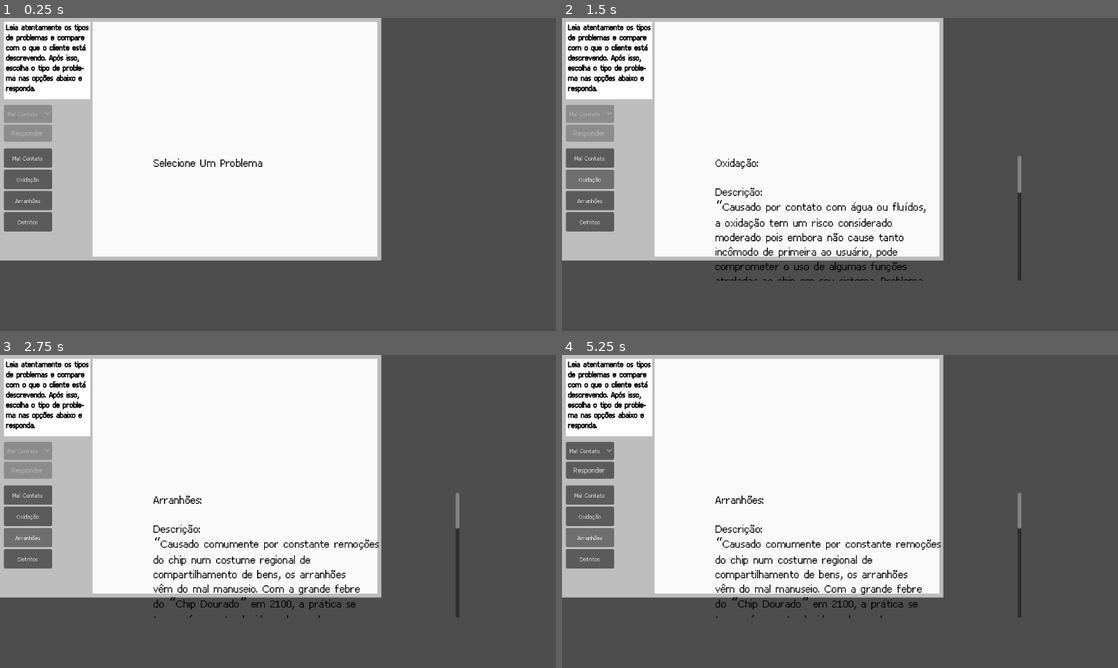
Above: before the commit, frames 1-4 (two rows, left to right).
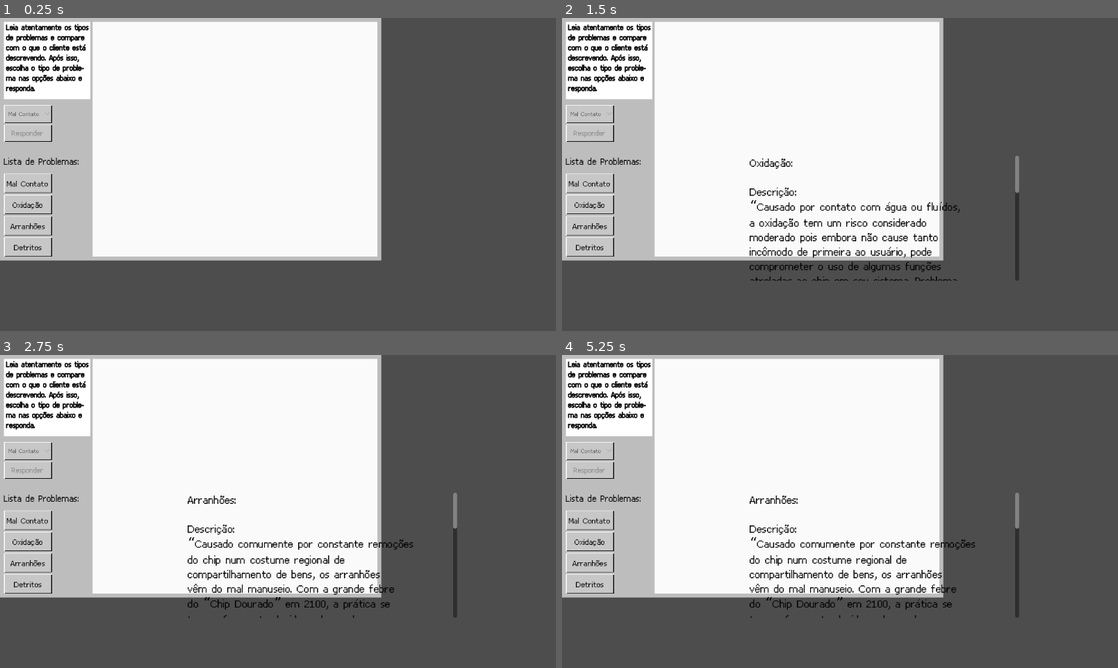
Above: after the commit, the same moments.

Repository: VitorTeixr/Projeto2
Game: Godot game, scene res://Interface/tela_gameplay.tscn
Two runs of this game, one before a commit and one after it. Both use one fixed random seed, a clock stepped at 60 frames per second and the inputs below. This scene is started directly instead of the project's main scene.
Inputs:
- Up to frame 1 (0.25 s): no input
- Up to frame 2 (1.5 s): click "Mal Contato" at 0.5 s; click "Oxidação" at 1.25 s
- Up to frame 3 (2.75 s): click "Arranhões" at 2 s
- Up to frame 4 (5.25 s): click "Detritos" at 2.75 s; click "Mal Contato" at 3.5 s; click "Oxidação" at 4.25 s; click "Arranhões" at 5 s

The runs differ from the first frame. In frame 1, 3.4% of the frame differs, in the area x 0-48%, y 27-77%; in frame 2, 6.4%, in the area x 0-83%, y 27-84%; in frame 3, 6.4%; in frame 4, 6.4%.
Error in both runs: Cannot call method 'get_parent' on a null value. (res://scripts/tela_gameplay.gd:8)

Commit message:
Visual Corrections

Diff:
--- a/Interface/Mensagem.tscn
+++ b/Interface/Mensagem.tscn
@@ -73,14 +73,15 @@
 anchor_top = 0.5
 anchor_right = 0.5
 anchor_bottom = 0.5
-offset_left = -267.0
-offset_top = -190.0
-offset_right = 267.0
-offset_bottom = 190.0
+offset_left = -377.5
+offset_top = -189.5
+offset_right = 384.5
+offset_bottom = 190.5
 grow_horizontal = 2
 grow_vertical = 2
 
 [node name="VBoxContainer" type="VBoxContainer" parent="Semitransparente/ScrollContainer"]
 layout_mode = 2
+alignment = 1
 
 [connection signal="pressed" from="exit" to="." method="_on_exit_pressed"]
--- a/Interface/Options.tscn
+++ b/Interface/Options.tscn
@@ -13,7 +13,7 @@
 shader_parameter/aperture_grille_rate = 0.548
 shader_parameter/aparture_grille_cut_rate = 0.417
 shader_parameter/rf_switch_esque_blur = 0.663
-shader_parameter/white_noise_rate = 0.149
+shader_parameter/white_noise_rate = 0.05
 
 [node name="Options" type="Node2D"]
 script = ExtResource("1_dodn2")
--- a/Interface/tela_gameplay.tscn
+++ b/Interface/tela_gameplay.tscn
@@ -1,7 +1,45 @@
-[gd_scene load_steps=6 format=3 uid="uid://bqg36pt6yfia0"]
+[gd_scene load_steps=21 format=3 uid="uid://bqg36pt6yfia0"]
 
 [ext_resource type="Script" path="res://scripts/tela_gameplay.gd" id="1_k57ww"]
 [ext_resource type="FontFile" uid="uid://vneqrsab2dtf" path="res://sprites/Fonts/Battlenet.ttf" id="2_nxe21"]
+[ext_resource type="Texture2D" uid="uid://dw61owhynrmmc" path="res://sprites/pixelframenormal.png" id="3_uth28"]
+[ext_resource type="Texture2D" uid="uid://q1r8bb5n18j0" path="res://sprites/pixeframeinverted.png" id="4_rh00v"]
+
+[sub_resource type="StyleBoxTexture" id="StyleBoxTexture_7df1g"]
+texture = ExtResource("3_uth28")
+
+[sub_resource type="StyleBoxTexture" id="StyleBoxTexture_mq2un"]
+texture = ExtResource("3_uth28")
+
+[sub_resource type="StyleBoxTexture" id="StyleBoxTexture_ke8jq"]
+texture = ExtResource("4_rh00v")
+
+[sub_resource type="StyleBoxTexture" id="StyleBoxTexture_hkp4e"]
+texture = ExtResource("4_rh00v")
+
+[sub_resource type="StyleBoxTexture" id="StyleBoxTexture_tu1v8"]
+texture = ExtResource("3_uth28")
+
+[sub_resource type="StyleBoxTexture" id="StyleBoxTexture_1mab8"]
+texture = ExtResource("4_rh00v")
+
+[sub_resource type="StyleBoxTexture" id="StyleBoxTexture_4na0y"]
+texture = ExtResource("4_rh00v")
+
+[sub_resource type="StyleBoxTexture" id="StyleBoxTexture_b5k3s"]
+texture = ExtResource("3_uth28")
+
+[sub_resource type="StyleBoxTexture" id="StyleBoxTexture_jc20c"]
+texture = ExtResource("3_uth28")
+
+[sub_resource type="StyleBoxTexture" id="StyleBoxTexture_flmjl"]
+texture = ExtResource("3_uth28")
+
+[sub_resource type="StyleBoxTexture" id="StyleBoxTexture_vh5ge"]
+texture = ExtResource("4_rh00v")
+
+[sub_resource type="StyleBoxTexture" id="StyleBoxTexture_gin4k"]
+texture = ExtResource("3_uth28")
 
 [sub_resource type="LabelSettings" id="LabelSettings_53ilo"]
 font = ExtResource("2_nxe21")
@@ -19,6 +57,11 @@
 font_color = Color(0, 0, 0, 1)
 outline_size = 2
 outline_color = Color(0, 0, 0, 1)
+
+[sub_resource type="LabelSettings" id="LabelSettings_fyfd5"]
+font = ExtResource("2_nxe21")
+font_size = 25
+font_color = Color(0, 0, 0, 1)
 
 [node name="Tela_gameplay" type="Control"]
 layout_mode = 3
@@ -39,9 +82,9 @@
 [node name="ScrollContainer" type="ScrollContainer" parent="."]
 layout_mode = 0
 offset_left = 8.0
-offset_top = 270.0
+offset_top = 322.0
 offset_right = 108.0
-offset_bottom = 489.0
+offset_bottom = 541.0
 
 [node name="VBoxContainer" type="VBoxContainer" parent="ScrollContainer"]
 layout_mode = 2
@@ -55,7 +98,22 @@
 offset_top = 180.0
 offset_right = 108.0
 offset_bottom = 217.0
+theme_override_colors/font_disabled_color = Color(0.385493, 0.385492, 0.385492, 1)
+theme_override_colors/font_hover_pressed_color = Color(0, 0, 0, 1)
+theme_override_colors/font_hover_color = Color(0, 0, 0, 1)
+theme_override_colors/font_pressed_color = Color(0, 0, 0, 1)
+theme_override_colors/font_focus_color = Color(0, 0, 0, 1)
+theme_override_colors/font_color = Color(0, 0, 0, 1)
 theme_override_fonts/font = ExtResource("2_nxe21")
+theme_override_styles/focus = SubResource("StyleBoxTexture_7df1g")
+theme_override_styles/disabled = SubResource("StyleBoxTexture_mq2un")
+theme_override_styles/hover_pressed_mirrored = SubResource("StyleBoxTexture_ke8jq")
+theme_override_styles/hover_pressed = SubResource("StyleBoxTexture_hkp4e")
+theme_override_styles/hover = SubResource("StyleBoxTexture_tu1v8")
+theme_override_styles/pressed_mirrored = SubResource("StyleBoxTexture_1mab8")
+theme_override_styles/pressed = SubResource("StyleBoxTexture_4na0y")
+theme_override_styles/normal = SubResource("StyleBoxTexture_b5k3s")
+alignment = 1
 
 [node name="Button" type="Button" parent="."]
 layout_mode = 0
@@ -63,8 +121,17 @@
 offset_top = 221.0
 offset_right = 108.0
 offset_bottom = 256.0
+theme_override_colors/font_disabled_color = Color(0.529067, 0.529067, 0.529067, 1)
+theme_override_colors/font_hover_color = Color(0, 0, 0, 1)
+theme_override_colors/font_pressed_color = Color(0, 0, 0, 1)
+theme_override_colors/font_focus_color = Color(0, 0, 0, 1)
+theme_override_colors/font_color = Color(0, 0, 0, 1)
 theme_override_fonts/font = ExtResource("2_nxe21")
 theme_override_font_sizes/font_size = 20
+theme_override_styles/disabled = SubResource("StyleBoxTexture_jc20c")
+theme_override_styles/hover = SubResource("StyleBoxTexture_flmjl")
+theme_override_styles/pressed = SubResource("StyleBoxTexture_vh5ge")
+theme_override_styles/normal = SubResource("StyleBoxTexture_gin4k")
 disabled = true
 text = "Responder"
 
@@ -83,9 +150,9 @@
 anchor_top = 0.5
 anchor_right = 0.5
 anchor_bottom = 0.5
-offset_left = -258.0
+offset_left = -187.0
 offset_top = -39.0
-offset_right = 376.0
+offset_right = 371.0
 offset_bottom = 220.0
 grow_horizontal = 2
 grow_vertical = 2
@@ -146,6 +213,15 @@
 responda."
 label_settings = SubResource("LabelSettings_8qi80")
 
+[node name="Lista de problemas" type="Label" parent="."]
+layout_mode = 0
+offset_left = 8.0
+offset_top = 285.0
+offset_right = 164.0
+offset_bottom = 311.0
+text = "Lista de Problemas:"
+label_settings = SubResource("LabelSettings_fyfd5")
+
 [connection signal="item_selected" from="OptionButton" to="." method="_on_option_button_item_selected"]
 [connection signal="pressed" from="Button" to="." method="_on_button_pressed"]
 [connection signal="timeout" from="Timer" to="." method="_on_timer_timeout"]
--- a/Interface/windows95.tscn
+++ b/Interface/windows95.tscn
@@ -270,14 +270,29 @@
 texture_margin_right = 2.0
 texture_margin_bottom = 2.0
 
+[sub_resource type="StyleBoxTexture" id="StyleBoxTexture_nviro"]
+texture = ExtResource("4_dqt12")
+
+[sub_resource type="StyleBoxTexture" id="StyleBoxTexture_g5c7p"]
+texture = ExtResource("4_dqt12")
+
+[sub_resource type="StyleBoxTexture" id="StyleBoxTexture_p5jkc"]
+texture = ExtResource("3_5cnb1")
+
+[sub_resource type="StyleBoxTexture" id="StyleBoxTexture_dp0cg"]
+texture = ExtResource("4_dqt12")
+
+[sub_resource type="StyleBoxTexture" id="StyleBoxTexture_to765"]
+texture = ExtResource("3_5cnb1")
+
 [sub_resource type="ShaderMaterial" id="ShaderMaterial_b1vrb"]
 shader = ExtResource("1_3vo1h")
-shader_parameter/crt_curve = 0.015
-shader_parameter/crt_scan_line_color = 0.0
-shader_parameter/aperture_grille_rate = 0.79
-shader_parameter/aparture_grille_cut_rate = 0.0
-shader_parameter/rf_switch_esque_blur = 0.651
-shader_parameter/white_noise_rate = 0.026
+shader_parameter/crt_curve = 0.012
+shader_parameter/crt_scan_line_color = 0.188
+shader_parameter/aperture_grille_rate = 0.506
+shader_parameter/aparture_grille_cut_rate = 0.675
+shader_parameter/rf_switch_esque_blur = 0.528
+shader_parameter/white_noise_rate = 0.1
 
 [node name="WindowsDesktop" type="Control"]
 layout_mode = 3
@@ -709,9 +724,19 @@
 offset_bottom = -9.0
 grow_horizontal = 2
 grow_vertical = 0
+theme_override_colors/font_disabled_color = Color(0.41598, 0.41598, 0.41598, 1)
+theme_override_colors/font_hover_pressed_color = Color(0, 0, 0, 1)
+theme_override_colors/font_hover_color = Color(0, 0, 0, 1)
+theme_override_colors/font_pressed_color = Color(0, 0, 0, 1)
+theme_override_colors/font_focus_color = Color(0, 0, 0, 1)
 theme_override_colors/font_color = Color(0, 0, 0, 1)
 theme_override_fonts/font = ExtResource("1_sfs6i")
 theme_override_font_sizes/font_size = 26
+theme_override_styles/focus = SubResource("StyleBoxTexture_nviro")
+theme_override_styles/disabled = SubResource("StyleBoxTexture_g5c7p")
+theme_override_styles/hover_pressed = SubResource("StyleBoxTexture_p5jkc")
+theme_override_styles/hover = SubResource("StyleBoxTexture_dp0cg")
+theme_override_styles/pressed = SubResource("StyleBoxTexture_to765")
 theme_override_styles/normal = SubResource("StyleBoxTexture_d04bl")
 text = "Colocar em espera"
 
--- a/project.godot
+++ b/project.godot
@@ -28,7 +28,6 @@
 
 [display]
 
-window/size/mode=3
 window/stretch/mode="viewport"
 window/stretch/aspect="expand"
 
--- a/scripts/tela_gameplay.gd
+++ b/scripts/tela_gameplay.gd
@@ -16,22 +16,46 @@
 	print(i)
 func _ready() -> void:
 
+	$OptionButton.disabled=true
+	$Button.disabled=true
+	$OptionButton.clear()
 
 
 	var font = FontFile.new()
 	var font_file = load("res://sprites/Fonts/Battlenet.ttf") as FontFile
 	font.font_data = font_file
 
+	var texture = load("res://sprites/pixelframenormal.png")
+	var stylebox_texture = StyleBoxTexture.new()
+	stylebox_texture.texture = texture
+
+	var texture2 = load("res://sprites/pixeframeinverted.png")
+	var stylebox_texture2 = StyleBoxTexture.new()
+	stylebox_texture2.texture = texture2
+
+	var black_color = Color(0, 0, 0)
+	var red_color = Color(1, 0, 0)  # Exemplo de cor para o pressed
 
 
-	$OptionButton.disabled=true
-	$OptionButton.clear()
 
 	for x in Global.dia_atual:
 		for i in Global.dias[x]['problemas']:
 			var butao=Button.new()
+
 			butao.custom_minimum_size = Vector2(100, 40)  # Largura = 200, Altura = 50
+
 			butao.add_theme_font_override("font", font)
+			butao.add_theme_font_size_override("font_size", 22)
+
+			butao.add_theme_stylebox_override("normal", stylebox_texture)
+			butao.add_theme_stylebox_override("hover", stylebox_texture)   # Estado hover
+			butao.add_theme_stylebox_override("pressed", stylebox_texture2)  # Estado pressionado
+
+			butao.add_theme_color_override("font_color", black_color)
+			butao.add_theme_color_override("font_hover_color", black_color)  # Cor quando o mouse estiver sobre o botão
+			butao.add_theme_color_override("font_pressed_color", black_color)  # Cor quando o botão for pressionado
+			butao.add_theme_color_override("font_focus_color", black_color)  # Cor quando o botão for pressionado
+
 			$OptionButton.add_item(i['titulo'])
 			butao.text=i['titulo']
 
@@ -39,28 +63,17 @@
 			butao.connect('pressed',func():pressionado(i))
 			$ScrollContainer/VBoxContainer.add_child(butao)
 
-	# Inicializa o texto do Label com o primeiro problema
-	get_node("ScrollContainer2/VBoxContainer/Label2").text = "Selecione Um Problema"
-
-
-
-func _input(event):
-	# Verifica se o evento é um clique do botão esquerdo do mouse
-	#if event is InputEventMouseButton and event.pressed and event.button_index == MOUSE_BUTTON_LEFT:
-		# Reproduz o som de clique
-		#MusicManager.play_click_sound()
-	pass
-
 
 
 func _on_button_pressed():
 	var player_ans=$OptionButton.text
+	print(str(Global.dias[Global.dia_atual-1]['pontuacao']))
 
 	if player_ans==Global.dias[Global.dia_atual-1]['quiz'][problema_atual]['resposta']:
 
 		Global.dias[Global.dia_atual-1]['pontuacao']+=1
 
-	$ScrollContainer3/VBoxContainer/Label.text=''
+	$"Texto_Ligação/VBoxContainer/Label".text=''
 	$Button.disabled=true
 	$OptionButton.disabled=true
 	problema_atual+=1
@@ -76,15 +89,13 @@
 	if problema_atual > 0:
 		atender_signal.visible = true
 		MusicManager.play_ring_sound()
-	$OptionButton.disabled=false
-	$Button.disabled=false
 	$Timer.stop()
 
 	pass
 
 func _get_text_to_tela_gameplay():
 	var file = FileAccess.open(Global.dias[Global.dia_atual-1]['quiz'][problema_atual]['pergunta'], FileAccess.READ)
-	$ScrollContainer3/VBoxContainer/Label.text=file.get_as_text()
+	$"Texto_Ligação/VBoxContainer/Label".text=file.get_as_text()
 
 func get_pergunta_text():
 	var file = FileAccess.open(Global.dias[Global.dia_atual-1]['quiz'][problema_atual]['pergunta'], FileAccess.READ)
Not shown: 1 places in Interface/windows95.tscn that only renumber resources
